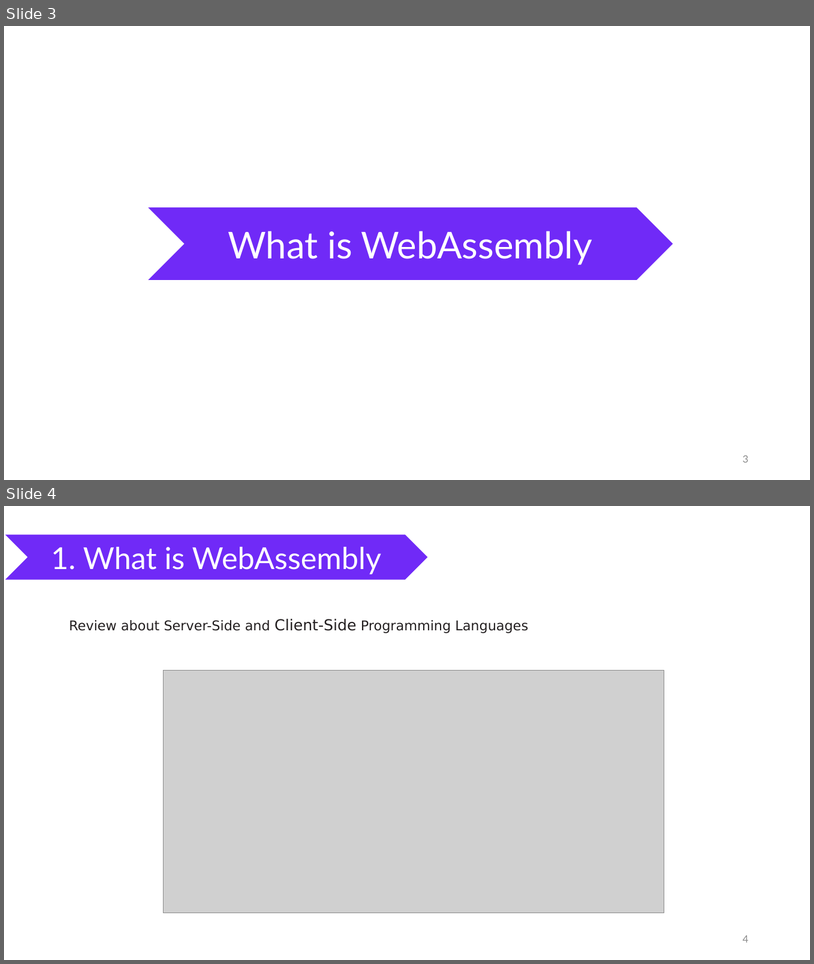
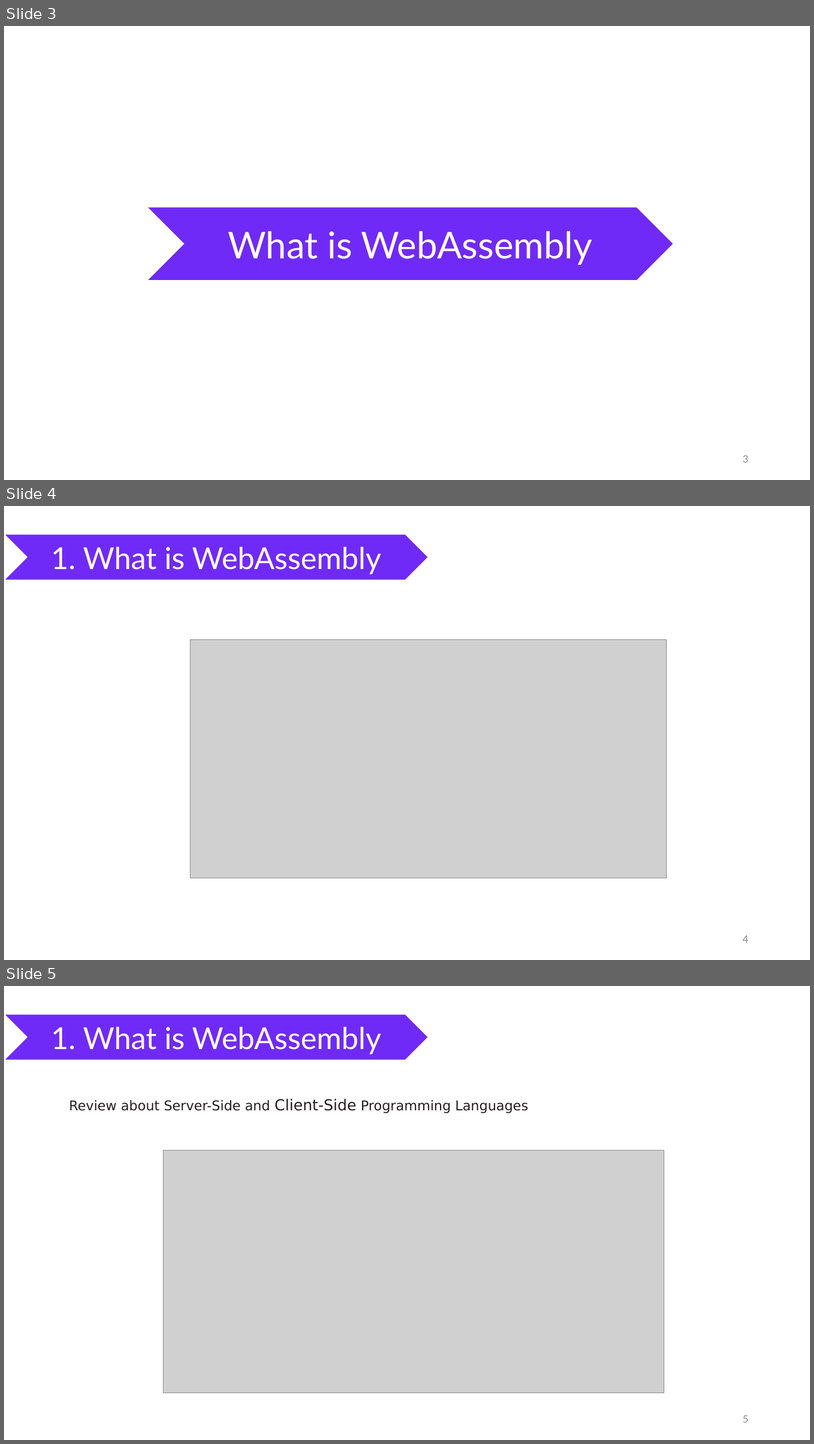
Before and after one commit to nguyenhoanthienit/blazor, a slide deck: Documents/seminar.pptx. Shown one above the other, each under a label of ours: slides 3 and 4 before the commit, slides 3, 4 and 5 after it. The pictures are 814x964 and 814x1444 pixels, drawn with LibreOffice and Linux fonts; fonts in the diff are those of the drawing; grey boxes stand for pictures. Boxes give left, top, right and bottom in pixels: in the first picture for what was removed or moved away, otherwise in the second. Text is boxed around its words. In the diff, an @@ line names an element or a change of style, - is before the commit and + after.

```diff
--- a/Documents/seminar.pptx
+++ b/Documents/seminar.pptx
@@ slide 4 added at (x1=4, y1=506, x2=810, y2=960), background #FFFFFF @@
@@ chevron added at (x1=4, y1=534, x2=429, y2=580), fill #702AF7, outline #FFFFFF 1 pt, 36 pt, text #FFFFFF @@
+1. What is WebAssembly
@@ picture added at (x1=191, y1=639, x2=667, y2=877) @@
@@ page number added at (x1=743, y1=935, x2=749, y2=942), 12 pt, text #8C8C8C @@
+4
@@ what was slide 4 is now slide 5 @@
@@ page number at (x1=743, y1=1415, x2=749, y2=1422): text changed @@
-4
+5
```
Also in this commit, not shown: 2 slides changed, 7 other files.
